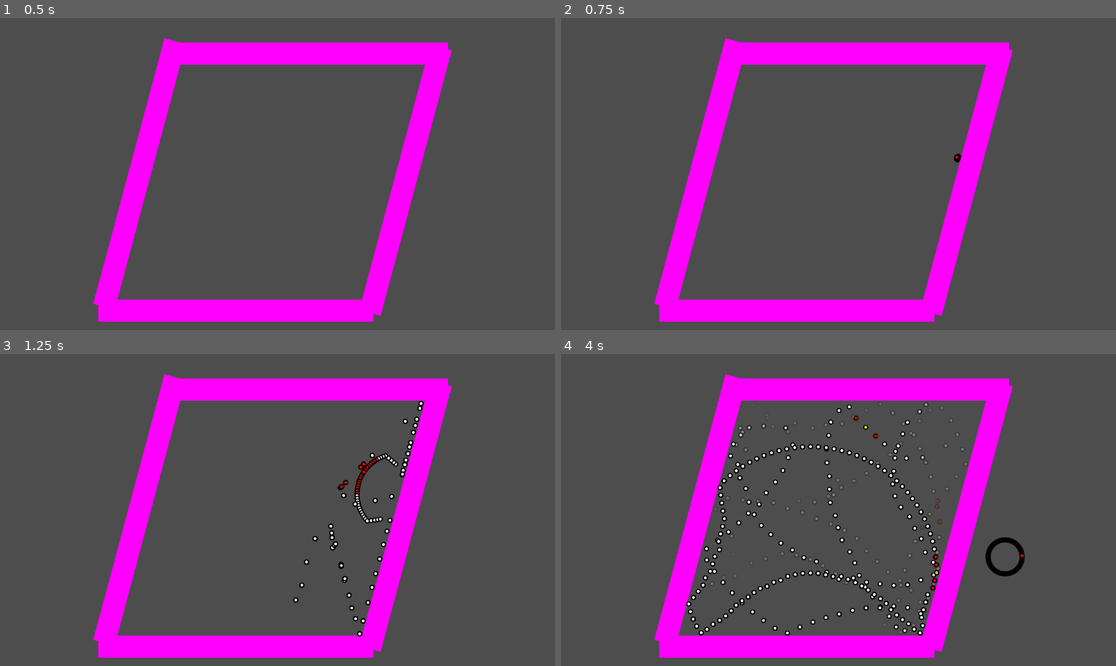
Above: before the commit, frames 1-4 (two rows, left to right).
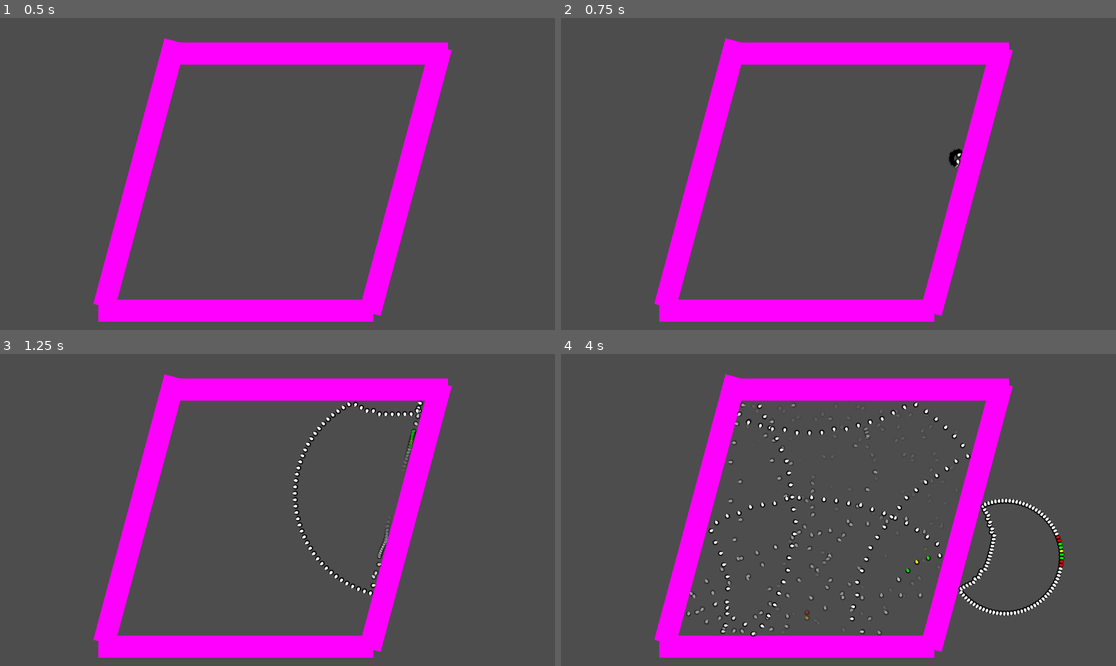
Above: after the commit, the same moments.

Repository: sammo4gun/roargame
Game: Godot game, scene res://boxroom.tscn
Same seed, same stepped clock (60 frames per second), same inputs: the game is played once before the commit and once after it.
Inputs (mouse positions are in pixels of both pictures, inside the frame that each line leads up to):
- Up to frame 1 (0.5 s): no input
- Up to frame 2 (0.75 s): tap Enter at 0.5 s; move the mouse to (960, 158) at 0.52 s; click (960, 158) at 0.6 s
- Up to frame 3 (1.25 s): no input
- Up to frame 4 (4 s): move the mouse to (727, 525) at 1.27 s; click (727, 525) at 1.35 s; move the mouse to (894, 441) at 2.02 s; click (894, 441) at 2.1 s; move the mouse to (810, 572) at 2.77 s; click (810, 572) at 2.85 s; move the mouse to (1005, 556) at 3.52 s; click (1005, 556) at 3.6 s

Frame 1 is identical in both runs. In frame 2, 0.1% of the frame differs, in the area x 69-73%, y 41-49%; in frame 3, 1.6%; in frame 4, 5.6%, in the area x 22-91%, y 15-91%.

Commit message:
lines between points of wave

Diff:
--- a/particle.gd
+++ b/particle.gd
@@ -1,21 +1,27 @@
 extends RigidBody2D
 
-@export var x_velocity = 0;
-@export var y_velocity = 0;
-@export var speed_min = 5;
+@export var x_velocity = 0
+@export var y_velocity = 0
+@export var min_speed = 40
+@export var slowdown_per_sec = 0.5
+@export var slowdown_low_support_per_sec = 0.1
 
 @onready var sprite = $Sprite2D
-@onready var particle_finder = $ParticleFinder
+@onready var particle_hitbox = $ParticleFinder/ParticleSupport
 
 var test = false
 var starting_velocity
 var color_vec = [1,1,1]
-var supporting_particles = []
+var supporting_particles_angles = {}
 
-# Called when the node enters the scene tree for the first time.
+var delay = true
+var num_supporting = 0
+
 func _ready() -> void:
 	linear_velocity = Vector2(x_velocity, y_velocity)
 	starting_velocity = linear_velocity.length()
+	particle_hitbox.disabled = true
+	#sprite.visible = false
 
 # Called every frame. 'delta' is the elapsed time since the previous frame.
 func _physics_process(delta: float) -> void:
@@ -23,29 +29,53 @@
 	if handle_visual_strength():
 		get_parent().remove_particle(self)
 		queue_free()
-
-	get_support()
-
-	#slowdown(0.99)
+	if not delay:
+		calc_angles()
+		#queue_redraw()
+		handle_slowdown(delta)
 
 func handle_move(delta: float) -> void:
 	var collision = move_and_collide(linear_velocity * delta)
 	if collision:
 		linear_velocity = linear_velocity.bounce(collision.get_normal())
+	sprite.rotation = linear_velocity.angle() + deg_to_rad(90)
+	particle_hitbox.get_parent().rotation = linear_velocity.angle() + deg_to_rad(90)
 
-func get_support():
-	var factor = 0.95
-	for particle in supporting_particles:
+func calc_angles():
+	for particle in supporting_particles_angles:
 		if is_instance_valid(particle):
-			var angle = rad_to_deg(linear_velocity.normalized().angle_to(particle.get_speed().normalized()))
-			if test: print(angle)
-			if angle < 15 and angle > -15: factor += 0.01
+			supporting_particles_angles[particle] = rad_to_deg(linear_velocity.normalized().angle_to(particle.get_speed().normalized()))
+
+func handle_slowdown(delta):
+	num_supporting = 0
+	for particle in supporting_particles_angles:
+		if is_instance_valid(particle):
+			if abs(supporting_particles_angles[particle]) < 10:
+				num_supporting += 1
+				if test:
+					particle.color_vec = [0,1,0]
+			elif test: particle.color_vec = [1,0,0]
+
+	var factor = 1 - (slowdown_per_sec * delta)
+	if num_supporting == 1:
+		factor = 1 - (slowdown_low_support_per_sec * delta)
+	elif num_supporting > 1:
+		factor = 1
 	slowdown(factor)
+
+func _draw():
+	if num_supporting > 1:
+		for particle in supporting_particles_angles:
+			if is_instance_valid(particle):
+				if abs(supporting_particles_angles[particle]) < 10:
+					draw_line(Vector2.ZERO, particle.position-position, Color(0, 1, 1,
+					(linear_velocity.length()-min_speed)/(starting_velocity-min_speed)
+					), 5)
 
 func handle_visual_strength() -> bool:
 	sprite.modulate = Color(color_vec[0],color_vec[1],color_vec[2],
-			(linear_velocity.length()-speed_min)/(starting_velocity-speed_min))
-	return linear_velocity.length() < speed_min
+			(linear_velocity.length()-min_speed)/(starting_velocity-min_speed))
+	return linear_velocity.length() < min_speed
 
 func set_tester():
 	color_vec = [1,1,0]
@@ -60,16 +90,22 @@
 func slowdown(factor):
 	self.linear_velocity = linear_velocity*factor
 
+func start_checking_for_slowdown():
+	delay = false
+	particle_hitbox.disabled = false
+
 func _on_particle_finder_body_entered(body: Node2D) -> void:
-	if get_parent().is_particle(body) and body != self:
-		if body not in supporting_particles:
-			supporting_particles.append(body)
-			if test:
-				body.color_vec = [1,0,0]
+	if not delay:
+		if get_parent().is_particle(body) and body != self:
+			if body not in supporting_particles_angles:
+				supporting_particles_angles[body] = 0
+				if test:
+					body.color_vec = [1,0,0]
 
 func _on_particle_finder_body_exited(body: Node2D) -> void:
-	if get_parent().is_particle(body):
-		if body in supporting_particles:
-			supporting_particles.erase(body)
-			if test:
-				body.color_vec = [1,1,1]
+	if not delay:
+		if get_parent().is_particle(body):
+			if body in supporting_particles_angles:
+				supporting_particles_angles.erase(body)
+				if test:
+					body.color_vec = [1,1,1]
--- a/particle.tscn
+++ b/particle.tscn
@@ -6,8 +6,9 @@
 [sub_resource type="CircleShape2D" id="CircleShape2D_hide3"]
 radius = 5.0
 
-[sub_resource type="CircleShape2D" id="CircleShape2D_e0d4b"]
-radius = 36.2215
+[sub_resource type="CapsuleShape2D" id="CapsuleShape2D_67ldn"]
+radius = 8.0
+height = 46.0
 
 [node name="Particle" type="RigidBody2D"]
 collision_layer = 2
@@ -28,7 +29,9 @@
 collision_mask = 3
 
 [node name="ParticleSupport" type="CollisionShape2D" parent="ParticleFinder"]
-shape = SubResource("CircleShape2D_e0d4b")
+position = Vector2(0, 4)
+rotation = 1.5708
+shape = SubResource("CapsuleShape2D_67ldn")
 
 [connection signal="body_entered" from="ParticleFinder" to="." method="_on_particle_finder_body_entered"]
 [connection signal="body_exited" from="ParticleFinder" to="." method="_on_particle_finder_body_exited"]
--- a/wave.gd
+++ b/wave.gd
@@ -4,14 +4,23 @@
 
 @export var wave_speed = 50
 @export var num_particles = 4
-@export var loc_sim_norm = 100
-@export var speed_sim_norm = 100
+@export var slowdown_per_sec = 0.80
+@export var slowdown_low_support_per_sec = 0.2
+@export var dist_until_slowdown = 40
+@export var min_particle_speed = 40
 
+@export var focus_angle = 0.2
+@export var focus_intensity = 0.5
+
+var focus_dir = 0
+var slowed = false
 var particles = []
 var test = true
+var t = 0
 
 # Called when the node enters the scene tree for the first time.
 func _ready() -> void:
+	focus_dir = randf_range(0, 360)
 	var angle = 360.0/num_particles
 	var current_angle = 0
 	while current_angle < 360:
@@ -19,11 +28,24 @@
 		if test:
 			instance.set_tester()
 			test = false
-		instance.x_velocity = cos(deg_to_rad(current_angle)) * wave_speed
-		instance.y_velocity = sin(deg_to_rad(current_angle)) * wave_speed
+		instance.x_velocity = cos(deg_to_rad(current_angle+focus_dir)) * wave_speed
+		instance.y_velocity = sin(deg_to_rad(current_angle+focus_dir)) * wave_speed
+		instance.slowdown_per_sec = slowdown_per_sec
+		instance.min_speed = min_particle_speed
+		instance.slowdown_low_support_per_sec = slowdown_low_support_per_sec
 		add_child(instance)
 		particles.append(instance)
 		current_angle += angle
+
+func _process(delta):
+	if not slowed:
+		t = t + delta
+		if t * wave_speed > 20:
+			for part in particles:
+				if part.delay:
+					part.start_checking_for_slowdown()
+	if particles == []:
+		queue_free()
 
 func remove_particle(part):
 	particles.erase(part)
--- a/wave.tscn
+++ b/wave.tscn
@@ -4,4 +4,7 @@
 
 [node name="Wave" type="Node2D"]
 script = ExtResource("1_d4o0s")
+wave_speed = 200
 num_particles = 100
+slowdown_per_sec = 0.9
+slowdown_low_support_per_sec = 0.7
Binary file changed: randomsprites/triangle.png
Not shown, changed: randomsprites/triangle.xcf
